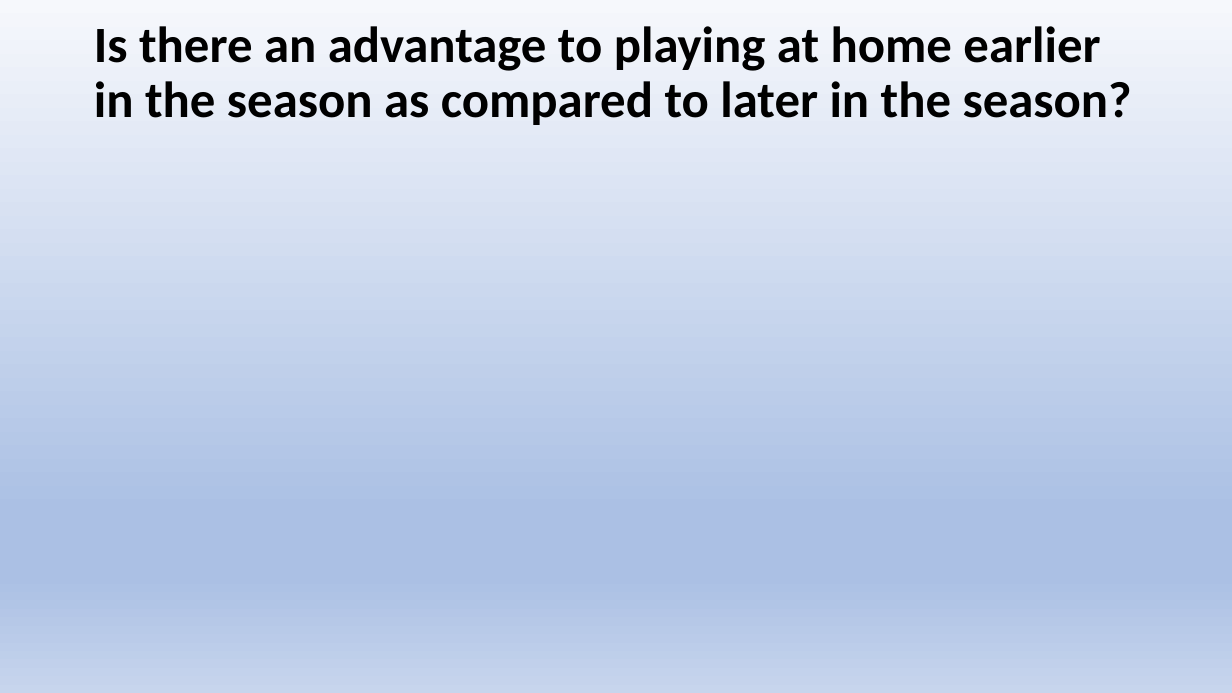
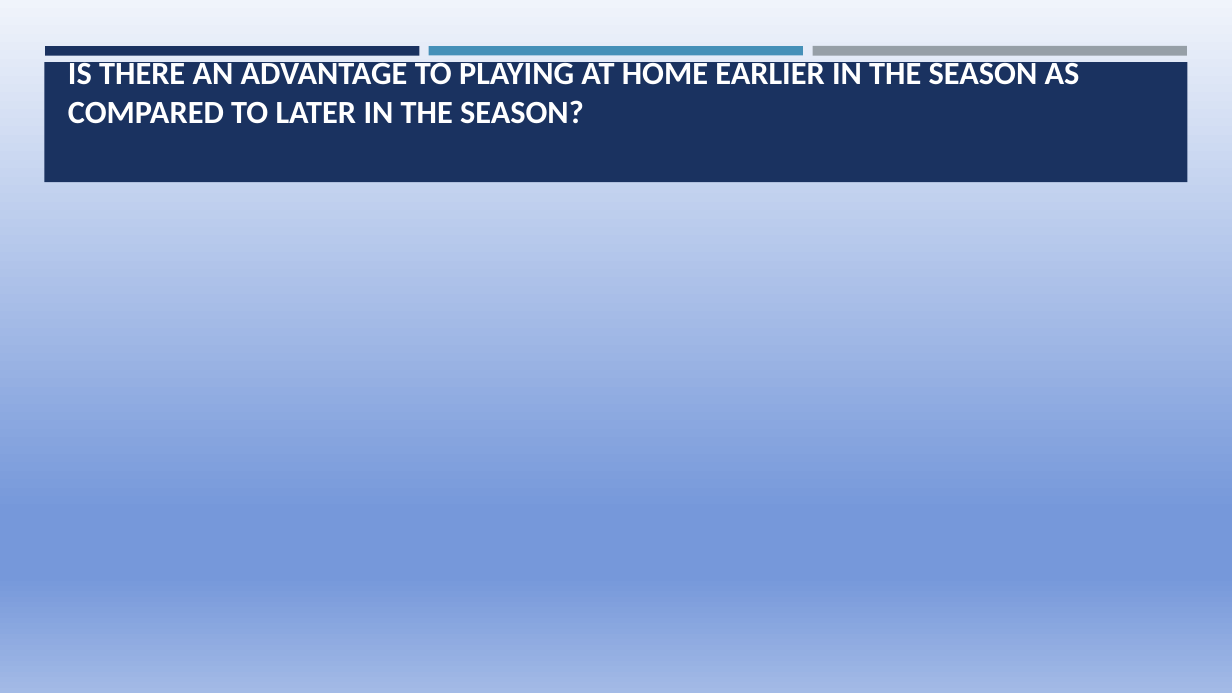
Before and after one commit to jprinfret/home_field_advantage, a slide deck: slide 5 of Presentation1.pptx. Drawn at 1232x693 pixels with LibreOffice and Linux fonts; fonts in the diff are those of the drawing. Boxes give left, top, right and bottom in pixels: in the first picture for what was removed or moved away, otherwise in the second. Text is boxed around its words. In the diff, an @@ line names an element or a change of style, - is before the commit and + after.

```diff
--- a/Presentation1.pptx
+++ b/Presentation1.pptx
@@ background gradient #F6F8FC to #ABC0E4 to #C7D5ED to gradient #F0F4FB to #7698DA to #A3BAE6 @@
@@ rectangle added at <box>45,46,420,55</box>, fill #1A3260 @@
@@ title "IS THERE AN ADVANTAGE TO ..." at <box>68,57,1080,124</box>: vertical alignment middle to bottom @@
@@ title at <box>68,57,1080,124</box>: text changed; size 39.6 to 25.2 pt; text colour #000000 to #FFFFFF @@
-Is there an advantage to playing at home earlier in the season as compared to later in the season?
+IS THERE AN ADVANTAGE TO PLAYING AT HOME EARLIER IN THE SEASON AS COMPARED TO LATER IN THE SEASON?
@@ rectangle added at <box>429,46,803,55</box>, fill #4590B8 @@
@@ rectangle added at <box>812,46,1187,56</box>, fill #969FA7 @@
@@ rectangle added at <box>44,62,1188,182</box>, fill #1A3260 @@
```
Also in this commit, not shown: 4 other slides changed.
